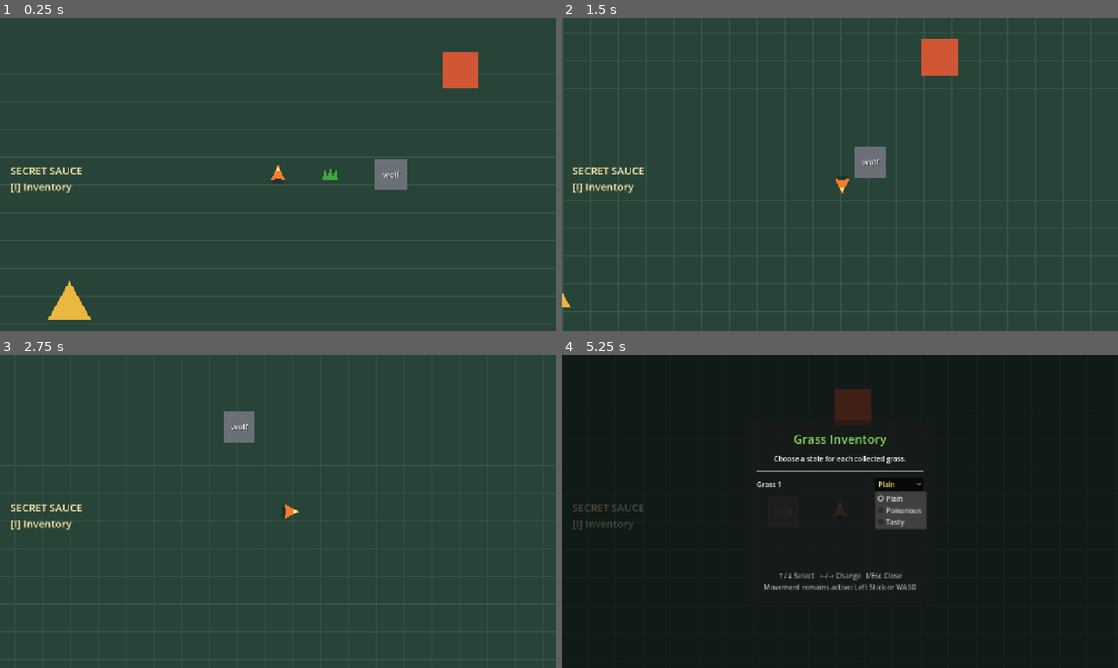
Above: before the commit, frames 1-4 (two rows, left to right).
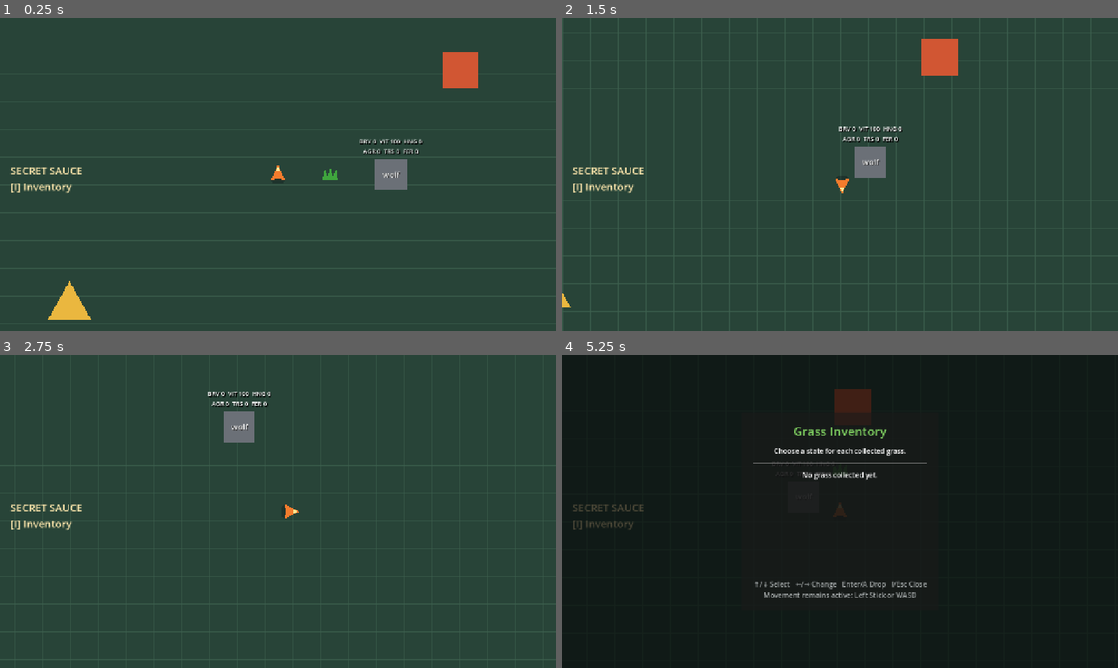
Above: after the commit, the same moments.

Repository: armikhalev/secret-sauce-godot
Game: Godot game, scene res://scenes/game.tscn
Same seed, same stepped clock (60 frames per second), same inputs: the game is played once before the commit and once after it.
Inputs (mouse positions are in pixels of both pictures, inside the frame that each line leads up to):
- Up to frame 1 (0.25 s): no input
- Up to frame 2 (1.5 s): tap Enter (ui_accept) at 0.5, 1.35 s; hold D (move_right) 0.53-1.28 s; hold Enter (ui_accept) 0.53-1.28 s; hold S (move_down) from 1.28 s (still down)
- Up to frame 3 (2.75 s): tap Enter (ui_accept) at 1.52, 1.82 s; release S (move_down) at 2.03 s; hold D (move_right) from 2.03 s (still down); hold Enter (ui_accept) from 2.03 s (still down)
- Up to frame 4 (5.25 s): release D (move_right) at 2.78 s; release Enter (ui_accept) at 2.78 s; hold W (move_up) 2.78-3.53 s; tap Enter (ui_accept) at 2.85, 3.02, 3.32, 4.35, 4.52, 4.82 s; hold Enter (ui_accept) 3.53-4.28 s; hold Left (ui_left) 3.53-5 s; tap I (toggle_inventory) at 4.15 s; click (901, 483) at 5 s, where only the run before the commit has a clickable "Plain"

The runs differ from the first frame. In frame 1, 0.3% of the frame differs, in the area x 64-76%, y 38-44%; in frame 2, 0.3%; in frame 3, 0.3%; in frame 4, 3.5%, in the area x 34-66%, y 23-78%.

Commit message:
adds:wolf eats grass

Diff:
--- a/scenes/inventory_menu.tscn
+++ b/scenes/inventory_menu.tscn
@@ -80,5 +80,5 @@
 [node name="CloseHint" type="Label" parent="CenterContainer/PanelContainer/MarginContainer/VBoxContainer"]
 layout_mode = 2
 theme_override_colors/font_color = Color(0.65, 0.67, 0.67, 1)
-text = "↑/↓ Select   ←/→ Change   I/Esc Close\nMovement remains active: Left Stick or WASD"
+text = "↑/↓ Select   ←/→ Change   Enter/A Drop   I/Esc Close\nMovement remains active: Left Stick or WASD"
 horizontal_alignment = 1
--- a/scenes/wolf.tscn
+++ b/scenes/wolf.tscn
@@ -1,12 +1,9 @@
-[gd_scene load_steps=4 format=3]
+[gd_scene load_steps=3 format=3]
 
 [ext_resource type="Script" path="res://scripts/wolf.gd" id="1_wolf"]
 
 [sub_resource type="RectangleShape2D" id="RectangleShape2D_wolf"]
 size = Vector2(72, 72)
-
-[sub_resource type="CircleShape2D" id="CircleShape2D_grass_detection"]
-radius = 105.0
 
 [node name="Wolf" type="CharacterBody2D"]
 script = ExtResource("1_wolf")
@@ -33,9 +30,17 @@
 [node name="CollisionShape2D" type="CollisionShape2D" parent="."]
 shape = SubResource("RectangleShape2D_wolf")
 
-[node name="GrassDetection" type="Area2D" parent="."]
-collision_layer = 0
-collision_mask = 2
-
-[node name="CollisionShape2D" type="CollisionShape2D" parent="GrassDetection"]
-shape = SubResource("CircleShape2D_grass_detection")
+[node name="DebugStats" type="Label" parent="."]
+offset_left = -105.0
+offset_top = -86.0
+offset_right = 105.0
+offset_bottom = -42.0
+theme_override_colors/font_color = Color(1, 1, 1, 1)
+theme_override_colors/font_shadow_color = Color(0, 0, 0, 1)
+theme_override_constants/shadow_offset_x = 2
+theme_override_constants/shadow_offset_y = 2
+theme_override_font_sizes/font_size = 14
+text = "BRV 0  VIT 100  HNG 0\nAGR 0  TRS 0  FER 0"
+horizontal_alignment = 1
+vertical_alignment = 1
+mouse_filter = 2
--- a/scripts/grass.gd
+++ b/scripts/grass.gd
@@ -2,6 +2,7 @@
 extends Area2D
 
 @export var state: GrassData.State = GrassData.State.PLAIN
+var offered_to_npcs := false
 
 
 func _ready() -> void:
@@ -18,6 +19,11 @@
 	var item := GrassData.new()
 	item.state = state
 	return item
+
+
+func offer_to_npcs() -> void:
+	offered_to_npcs = true
+	add_to_group("npc_food")
 
 
 func _on_body_entered(body: Node2D) -> void:
--- a/scripts/inventory_menu.gd
+++ b/scripts/inventory_menu.gd
@@ -34,6 +34,9 @@
 		get_viewport().set_input_as_handled()
 	elif visible and event.is_action_pressed("ui_left"):
 		_change_selected_state(-1)
+		get_viewport().set_input_as_handled()
+	elif visible and event.is_action_pressed("ui_accept"):
+		_drop_selected_item()
 		get_viewport().set_input_as_handled()
 
 
@@ -105,3 +108,17 @@
 	var new_state := posmod(selector.selected + direction, state_count)
 	selector.select(new_state)
 	player.set_grass_state(selected_item_index, new_state as GrassData.State)
+
+
+func _drop_selected_item() -> void:
+	if player.grass_inventory.is_empty():
+		return
+
+	var forward := Vector2.UP.rotated(player.rotation)
+	var drop_position := player.global_position + forward * 96.0
+	player.drop_grass(selected_item_index, drop_position)
+
+	if player.grass_inventory.is_empty():
+		selected_item_index = 0
+	else:
+		selected_item_index = mini(selected_item_index, player.grass_inventory.size() - 1)
--- a/scripts/player.gd
+++ b/scripts/player.gd
@@ -61,4 +61,5 @@
 	grass.state = item.state
 	grass.global_position = drop_position
 	get_tree().current_scene.add_child(grass)
+	grass.offer_to_npcs()
 	return grass
--- a/scripts/wolf.gd
+++ b/scripts/wolf.gd
@@ -7,10 +7,34 @@
 @export_range(0, 100) var aggression: int = 0
 @export_range(0, 100) var trust: int = 0
 @export_range(0, 100) var fear: int = 0
+@export_group("Movement")
+@export var approach_speed: float = 65.0
+@export var eating_distance: float = 42.0
+
+var target_grass: Grass
 
 
 func _ready() -> void:
-	$GrassDetection.area_entered.connect(_on_grass_entered)
+	_update_debug_stats()
+
+
+func _physics_process(_delta: float) -> void:
+	if not is_instance_valid(target_grass):
+		target_grass = _find_closest_offered_grass()
+
+	if not is_instance_valid(target_grass):
+		velocity = Vector2.ZERO
+		return
+
+	var distance_to_grass := global_position.distance_to(target_grass.global_position)
+	if distance_to_grass <= eating_distance:
+		velocity = Vector2.ZERO
+		eat_grass(target_grass)
+		target_grass = null
+		return
+
+	velocity = global_position.direction_to(target_grass.global_position) * approach_speed
+	move_and_slide()
 
 
 func eat_grass(grass: Grass) -> void:
@@ -20,9 +44,29 @@
 		GrassData.State.TASTY:
 			trust = clampi(trust + 25, 0, 100)
 
+	_update_debug_stats()
 	grass.queue_free()
 
 
-func _on_grass_entered(area: Area2D) -> void:
-	if area is Grass:
-		eat_grass(area)
+func _find_closest_offered_grass() -> Grass:
+	var closest: Grass
+	var closest_distance := INF
+
+	for node in get_tree().get_nodes_in_group("npc_food"):
+		if not node is Grass:
+			continue
+
+		var grass := node as Grass
+		var distance := global_position.distance_squared_to(grass.global_position)
+		if distance < closest_distance:
+			closest = grass
+			closest_distance = distance
+
+	return closest
+
+
+func _update_debug_stats() -> void:
+	$DebugStats.text = (
+		"BRV %d  VIT %d  HNG %d\nAGR %d  TRS %d  FER %d"
+		% [bravery, vitality, hunger, aggression, trust, fear]
+	)
--- a/tests/inventory_menu_test.gd
+++ b/tests/inventory_menu_test.gd
@@ -13,6 +13,7 @@
 
 	var player = game.get_node("World/Entities/Player")
 	var menu = game.get_node("UI/InventoryMenu")
+	game.get_node("World/Items/Grass").queue_free()
 	var item := GrassData.new()
 	player.collect_grass(item)
 	menu.set_menu_open(true)
@@ -37,6 +38,21 @@
 		quit(1)
 		return
 
+	var wolf = game.get_node("World/Entities/NPCs/Wolf")
+	player.global_position = Vector2(150, 0)
+	player.rotation = PI / 2.0
+	menu._drop_selected_item()
+	await physics_frame
+	await physics_frame
+
+	if not player.grass_inventory.is_empty() or wolf.trust != 25:
+		push_error(
+			"Dropped tasty grass failed: inventory=%d trust=%d"
+			% [player.grass_inventory.size(), wolf.trust]
+		)
+		quit(1)
+		return
+
 	menu.set_menu_open(false)
 	if menu.visible:
 		push_error("Inventory menu did not close correctly.")
--- /dev/null
+++ b/tests/wolf_approach_test.gd
@@ -0,0 +1,42 @@
+extends SceneTree
+
+
+func _initialize() -> void:
+	call_deferred("_run")
+
+
+func _run() -> void:
+	var world := Node2D.new()
+	root.add_child(world)
+	current_scene = world
+
+	var wolf := (load("res://scenes/wolf.tscn") as PackedScene).instantiate()
+	var grass := (load("res://scenes/grass.tscn") as PackedScene).instantiate() as Grass
+	world.add_child(wolf)
+	grass.position = Vector2(200, 0)
+	grass.state = GrassData.State.TASTY
+	world.add_child(grass)
+	grass.offer_to_npcs()
+
+	for frame in 240:
+		await physics_frame
+		if not is_instance_valid(grass):
+			break
+
+	if wolf.position.x <= 0.0:
+		push_error("Wolf did not approach dropped grass.")
+		quit(1)
+		return
+
+	if is_instance_valid(grass) or wolf.trust != 25:
+		push_error("Wolf did not eat tasty grass after approaching it.")
+		quit(1)
+		return
+
+	if "TRS 25" not in wolf.get_node("DebugStats").text:
+		push_error("Wolf debug stats did not update.")
+		quit(1)
+		return
+
+	print("Wolf approach, eating, and debug stats verified.")
+	quit()
Not shown, added: tests/wolf_approach_test.gd.uid
